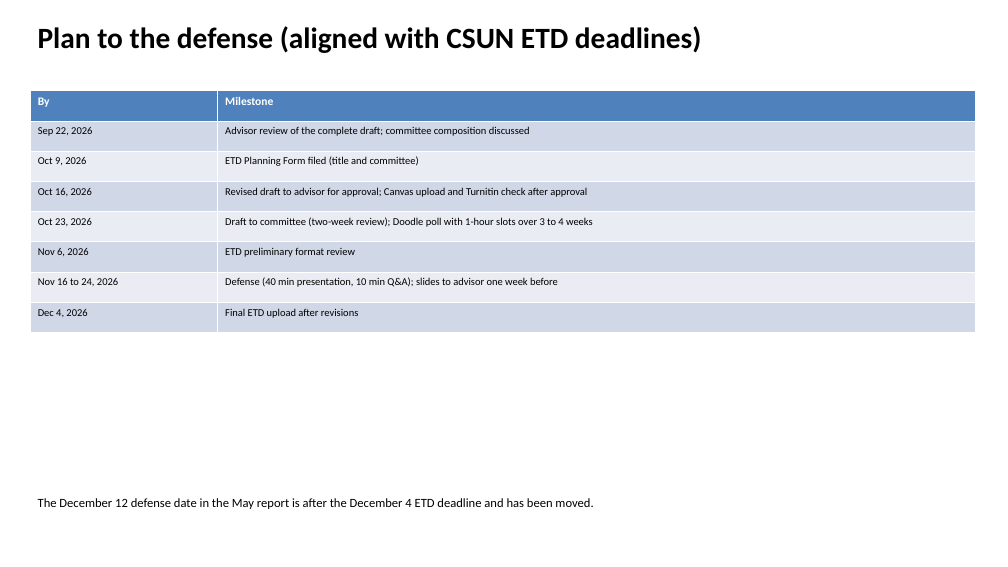
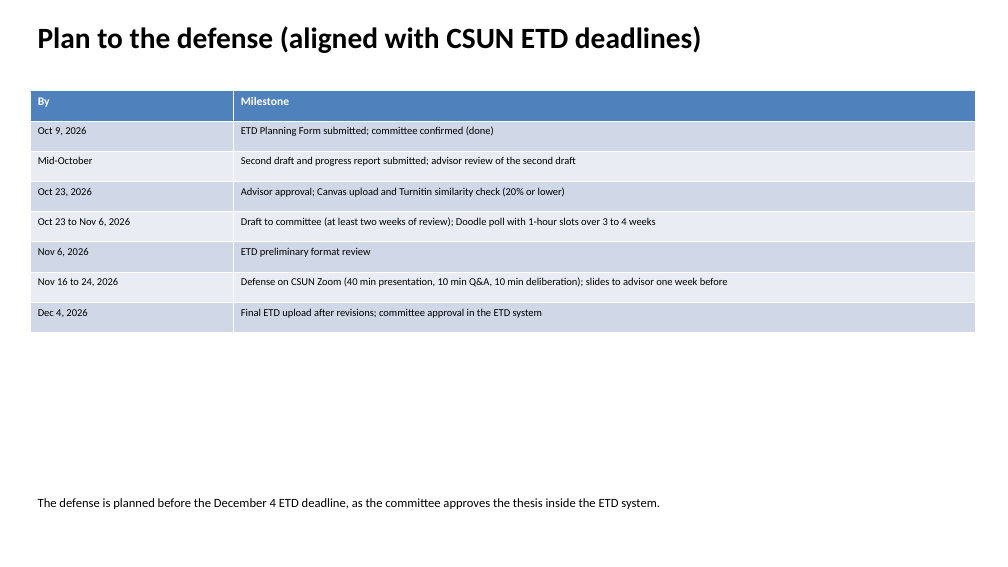
Before and after one commit to slay-a/medical-hallucination-eval, a slide deck: slide 19 of deliverables/Progress_Slides_Fall2026.pptx (slide 17 before the commit). Drawn at 1008x567 pixels with LibreOffice and Linux fonts; fonts in the diff are those of the drawing. Boxes give left, top, right and bottom in pixels: in the first picture for what was removed or moved away, otherwise in the second. Text is boxed around its words. In the diff, an @@ line names an element or a change of style, - is before the commit and + after.

Commit message:
Second thesis draft: committee on the signature page, consistency pass, corrected ablation statistics
- Signature page lists the committee (Ebrahimi, McIlhenny, Wang as chair)
- Chapters 1 to 4 brought in line with the main study; Chapter 4 numbering gap fixed
- Retrieval ablations reported with Holm-adjusted p-values; pilot Holm family described correctly
- Paired tests under the second judge; hypotheses answered across both studies in Chapter 8
- Section 8.4 and Table 8.1 rewritten for both studies; literature review extended
- Table renderer sizes columns so header words are never split
- Second progress report slides

```diff
--- a/deliverables/Progress_Slides_Fall2026.pptx
+++ b/deliverables/Progress_Slides_Fall2026.pptx
@@ table at <box>30,91,975,333</box> @@
-row 2, column 1: Sep 22, 2026
+row 2, column 1: Oct 9, 2026
-row 2, column 2: Advisor review of the complete draft; committee composition discussed
+row 2, column 2: ETD Planning Form submitted; committee confirmed (done)
-row 3, column 1: Oct 9, 2026
+row 3, column 1: Mid-October
-row 3, column 2: ETD Planning Form filed (title and committee)
+row 3, column 2: Second draft and progress report submitted; advisor review of the second draft
-row 4, column 1: Oct 16, 2026
+row 4, column 1: Oct 23, 2026
-row 4, column 2: Revised draft to advisor for approval; Canvas upload and Turnitin check after approval
+row 4, column 2: Advisor approval; Canvas upload and Turnitin similarity check (20% or lower)
-row 5, column 1: Oct 23, 2026
+row 5, column 1: Oct 23 to Nov 6, 2026
-row 5, column 2: Draft to committee (two-week review); Doodle poll with 1-hour slots over 3 to 4 weeks
+row 5, column 2: Draft to committee (at least two weeks of review); Doodle poll with 1-hour slots over 3 to 4 weeks
-row 7, column 2: Defense (40 min presentation, 10 min Q&A); slides to advisor one week before
+row 7, column 2: Defense on CSUN Zoom (40 min presentation, 10 min Q&A, 10 min deliberation); slides to advisor one week before
-row 8, column 2: Final ETD upload after revisions
+row 8, column 2: Final ETD upload after revisions; committee approval in the ETD system
@@ text at <box>38,498,660,509</box>: text changed @@
-The December 12 defense date in the May report is after the December 4 ETD deadline and has been moved.
+The defense is planned before the December 4 ETD deadline, as the committee approves the thesis inside the ETD system.
```
Also in this commit, not shown: 6 other slides changed, 2 slides added, 17 other files.
